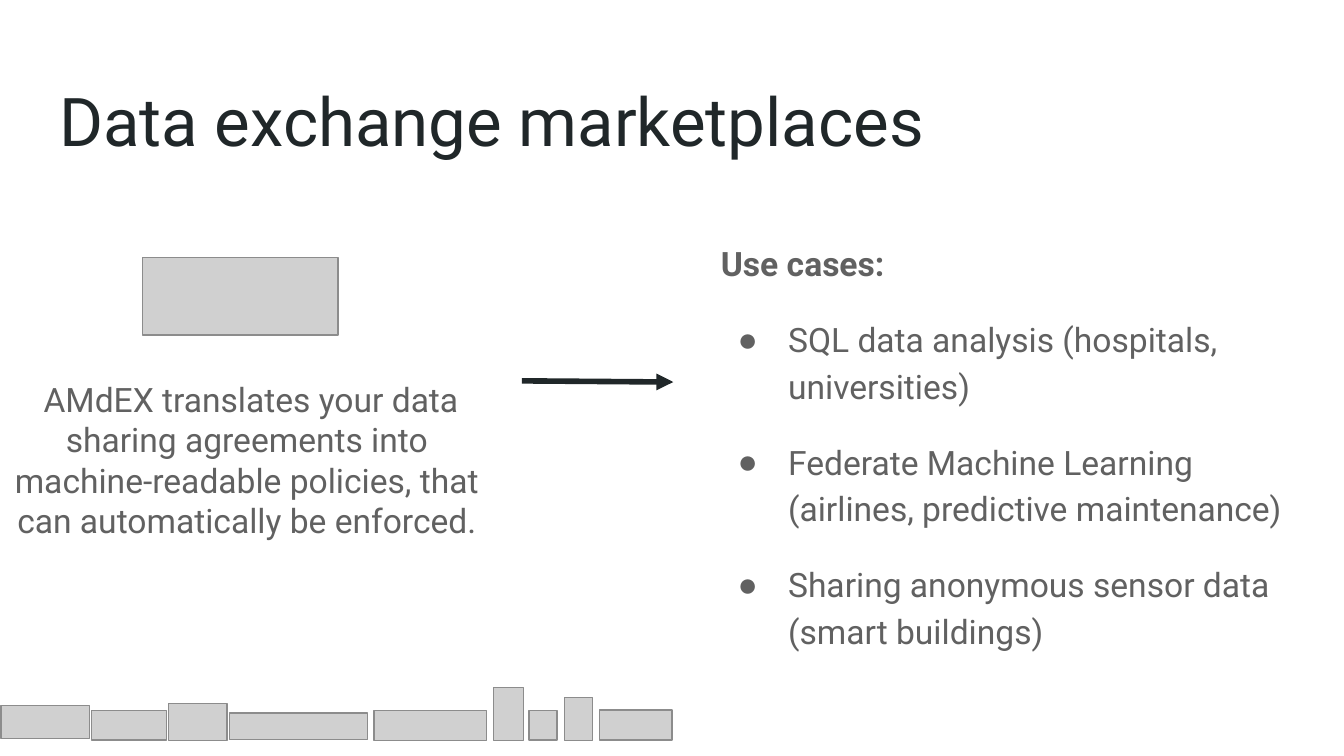
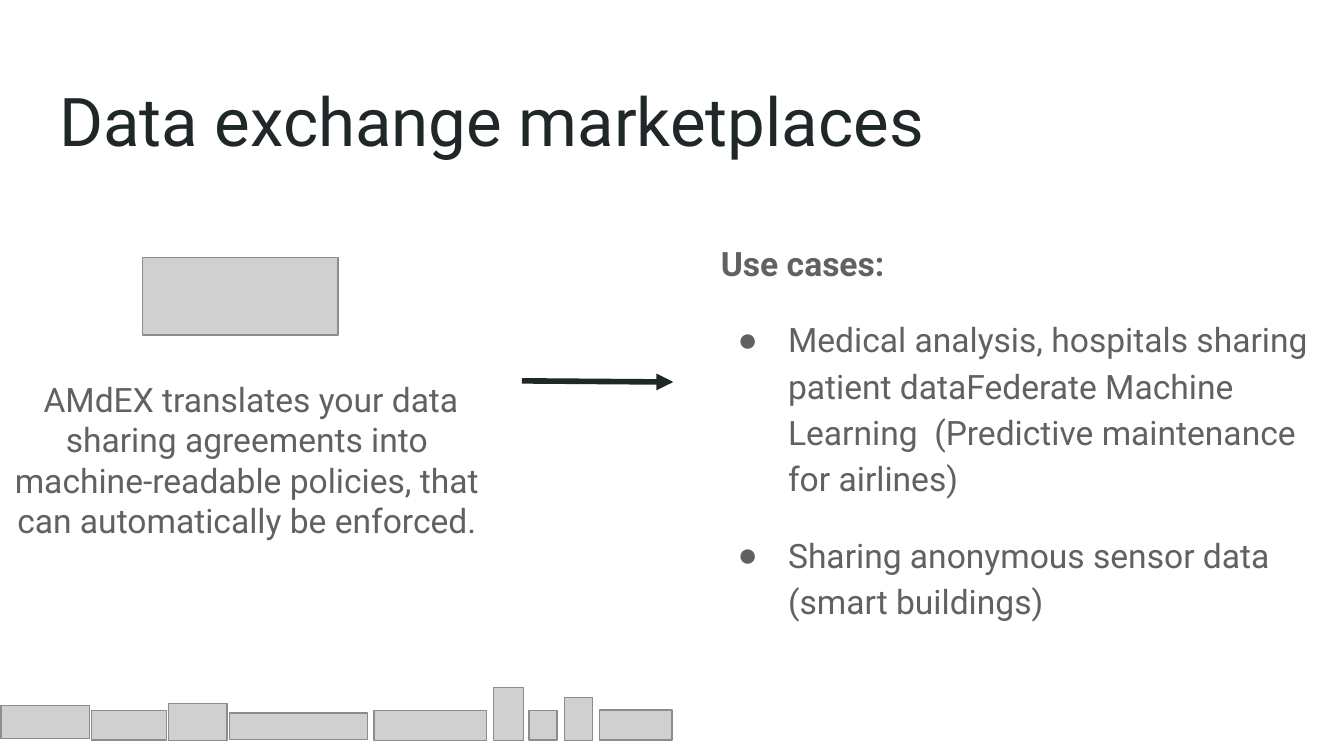
Before and after one commit to Jorrit05/DYNAMOS, a slide deck: slide 3 of docs/slides/Presentation ofc.pptx. Drawn at 1344x756 pixels with LibreOffice and Linux fonts; fonts in the diff are those of the drawing; grey boxes stand for pictures. Boxes give left, top, right and bottom in pixels: in the first picture for what was removed or moved away, otherwise in the second. Text is boxed around its words. In the diff, an @@ line names an element or a change of style, - is before the commit and + after.

```diff
--- a/docs/slides/Presentation ofc.pptx
+++ b/docs/slides/Presentation ofc.pptx
@@ text at (x1=788, y1=327, x2=1307, y2=499): text changed @@
-● SQL data analysis (hospitals, universities)
-● Federate Machine Learning (airlines, predictive maintenance)
+● Medical analysis, hospitals sharing patient dataFederate Machine Learning (Predictive maintenance for airlines)
```
Also in this commit, not shown: 38 other files.
